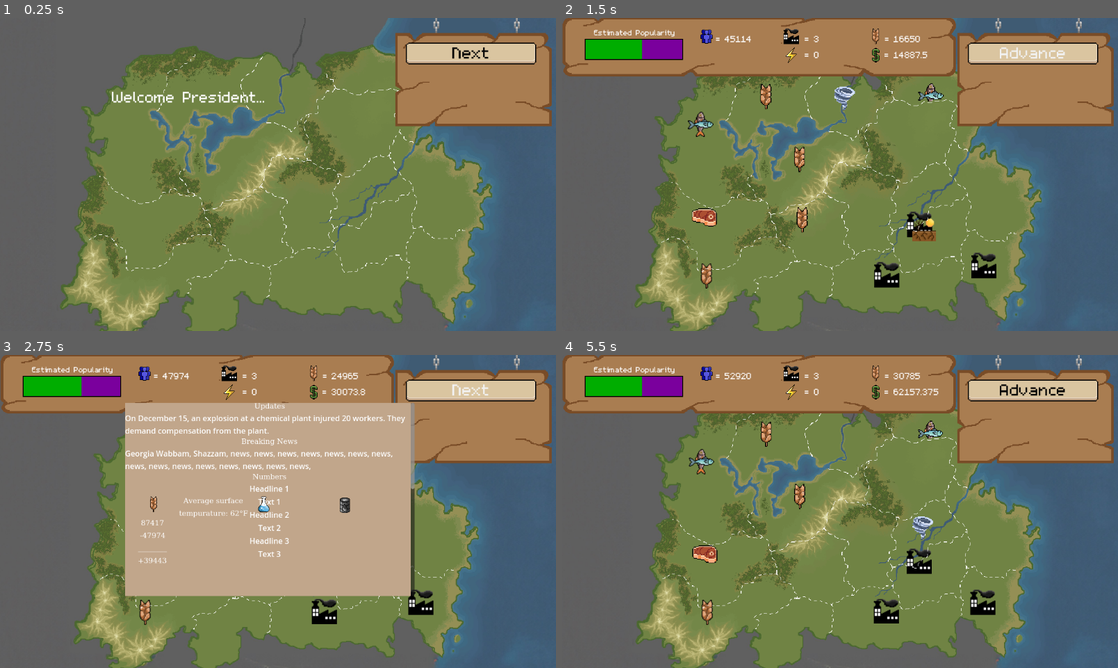
Above: before the commit, frames 1-4 (two rows, left to right).
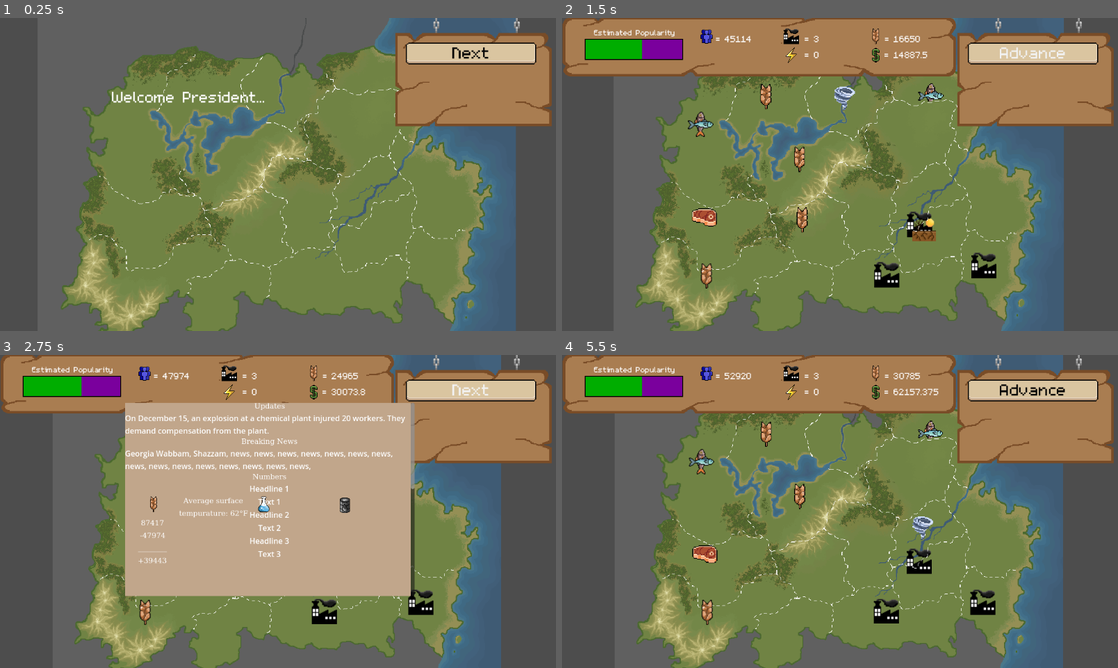
Above: after the commit, the same moments.

Repository: mccoogp/WeatherInc
Game: Godot game, scene res://world.tscn
Same seed, same stepped clock (60 frames per second), same inputs: the game is played once before the commit and once after it. The engine's default icon, where the game draws it, is replaced by a stand-in: a white triangle on a blue panel in a dark square.
Inputs (mouse positions are in pixels of both pictures, inside the frame that each line leads up to):
- Up to frame 1 (0.25 s): no input
- Up to frame 2 (1.5 s): click "Next" at 0.5 s; click "Next" at 1.25 s
- Up to frame 3 (2.75 s): click "Advance" at 2 s
- Up to frame 4 (5.5 s): tap Enter at 2.75, 3.6, 5 s; move the mouse to (962, 495) at 2.77 s; hold Right 2.78-3.53 s; hold X 2.78-3.53 s; click (962, 495) at 2.92 s; tap Space at 3.02, 3.5, 3.77, 5.27 s; move the mouse to (728, 527) at 3.52 s; hold Down 3.53-4.28 s; move the mouse to (895, 442) at 4.27 s; hold Right 4.28-5.03 s; hold Backspace 4.28-5.03 s; move the mouse to (812, 574) at 5.02 s; hold Up from 5.03 s (still down); tap Tab at 5.1 s; click (812, 574) at 5.17 s

The runs differ from the first frame. In frame 1, 6.1% of the frame differs, in the area x 10-100%, y 0-100%; in frame 2, 7.7%; in frame 3, 7.5%; in frame 4, 7.7%, in the area x 13-100%, y 0-100%.

Commit message:
audio speeds up as you get more popular

Diff:
--- a/world.gd
+++ b/world.gd
@@ -787,6 +787,8 @@
 			$TopBar/Variables3.text = "  = " + str(totalpop)
 
 			var estimate = GenPopularity(10)
+			$AudioStreamPlayer.pitch_scale = estimate / 35
+
 			$"Popularity bar/ColorRect".size.x = estimate
 			$"Popularity bar/ColorRect2".size.x = 100 - estimate
 			$"Popularity bar/ColorRect2".position.x = 49 + 2*estimate
--- a/world.tscn
+++ b/world.tscn
@@ -3,7 +3,7 @@
 [ext_resource type="Script" path="res://world.gd" id="1_3gon6"]
 [ext_resource type="PackedScene" uid="uid://cacfd62pudml6" path="res://district.tscn" id="2_41llr"]
 [ext_resource type="Texture2D" uid="uid://b42u6galvg4kj" path="res://ogpc_map/mapfr.png" id="2_yw1kr"]
-[ext_resource type="Texture2D" uid="uid://bhpv0c01dqllh" path="res://4caster Art/new map/expanded island.jpeg" id="3_cscas"]
+[ext_resource type="Texture2D" uid="uid://c17nfm0cwkwit" path="res://4caster Art/new map/mamapsmapmapamp.png" id="3_w1gwx"]
 [ext_resource type="Texture2D" uid="uid://csgnvamjyfsfx" path="res://icon.svg" id="3_w2861"]
 [ext_resource type="Texture2D" uid="uid://m467oey86fmp" path="res://4caster Art/new map/district1.png" id="4_beqg1"]
 [ext_resource type="Texture2D" uid="uid://0u746ocid1y2" path="res://4caster Art/new map/district2.png" id="5_ec8ym"]
@@ -111,7 +111,7 @@
 texture_filter = 1
 position = Vector2(416.667, 217.857)
 scale = Vector2(0.720001, 0.716921)
-texture = ExtResource("3_cscas")
+texture = ExtResource("3_w1gwx")
 
 [node name="District" parent="." instance=ExtResource("2_41llr")]
 position = Vector2(20.2381, 92.8571)
@@ -140,7 +140,7 @@
 position = Vector2(398.809, 9.52381)
 scale = Vector2(67, 67)
 DistrictNumber = 3
-product = ["research"]
+product = ["grain"]
 center = Vector2(410, 50)
 zoom = 3.5
 image = ExtResource("6_fi25x")
@@ -653,6 +653,7 @@
 offset_right = 1018.0
 offset_bottom = 183.0
 scale = Vector2(1.68, 1.68)
+focus_mode = 1
 
 [node name="Label" type="Label" parent="CanvasLayer/News"]
 texture_filter = 1
@@ -691,7 +692,6 @@
 
 [node name="AudioStreamPlayer" type="AudioStreamPlayer" parent="."]
 stream = ExtResource("44_33rck")
-pitch_scale = 0.66
 autoplay = true
 
 [editable path="CanvasLayer/News"]
